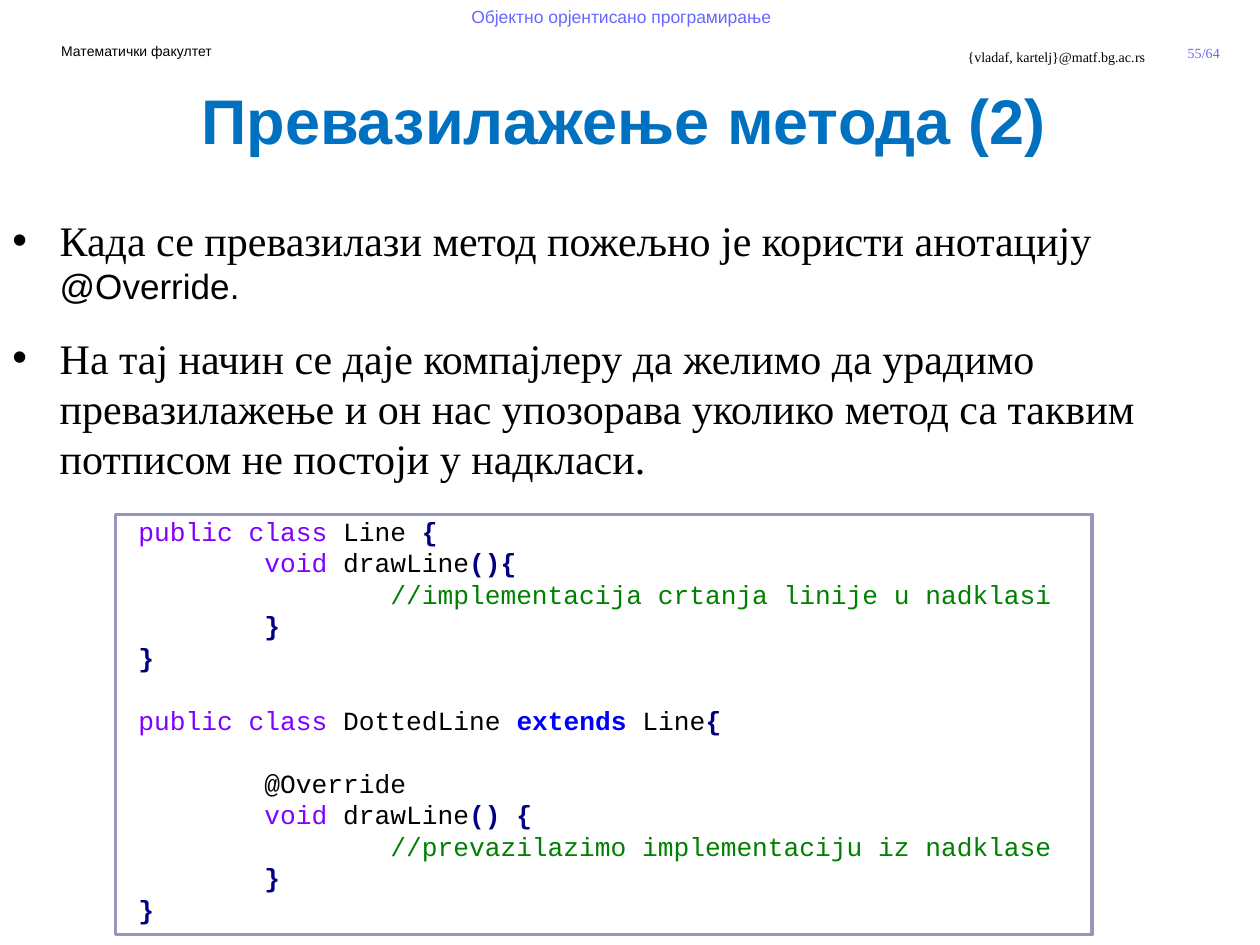
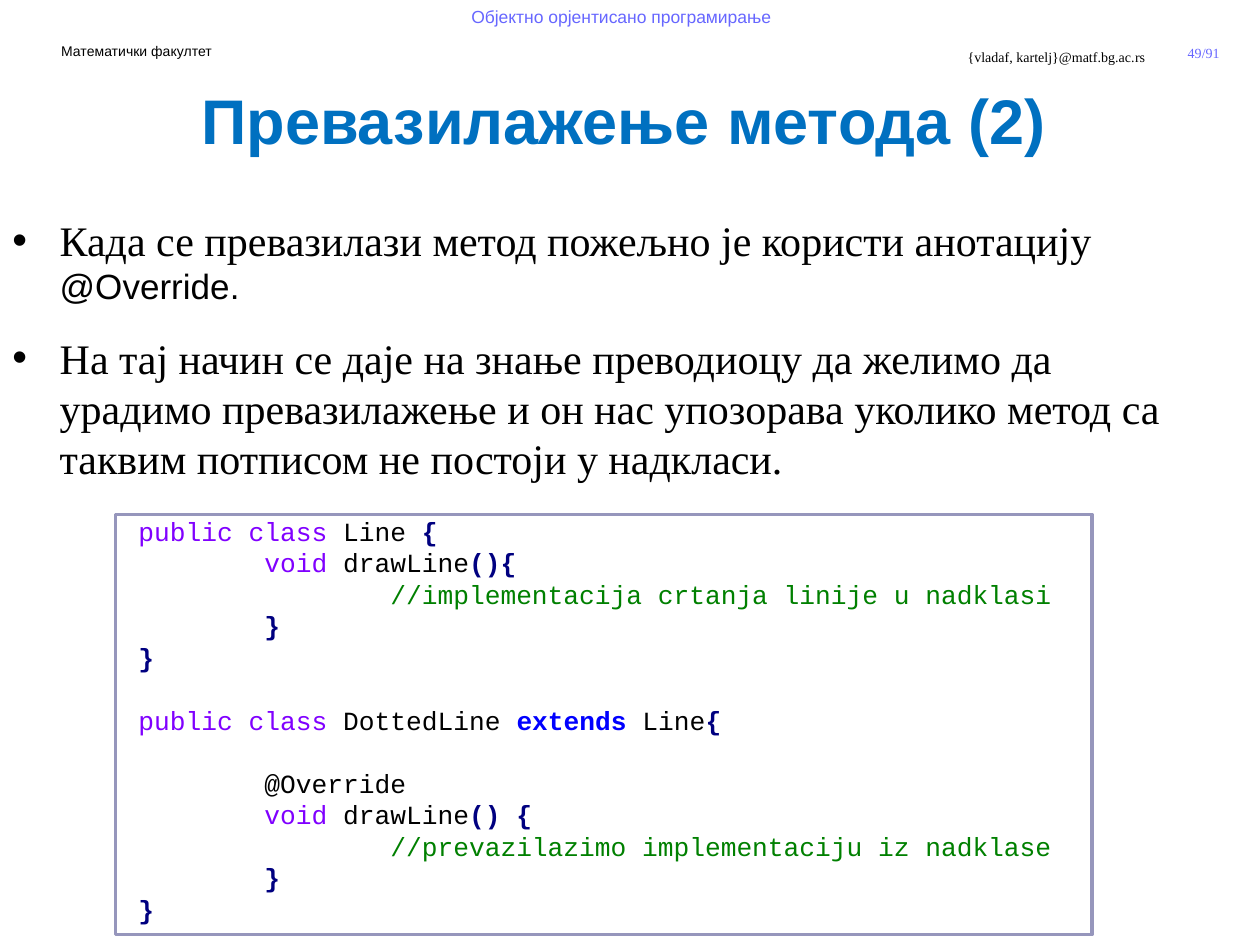
Before and after one commit to MatfOOP/OOP, a slide deck: slide 49 of predavanja/prezentacije/OOP09-Klase u Javi.pptx (slide 55 before the commit). Drawn at 1260x945 pixels with LibreOffice and Linux fonts; fonts in the diff are those of the drawing; background and template pictures are left out. Boxes give left, top, right and bottom in pixels: in the first picture for what was removed or moved away, otherwise in the second. Text is boxed around its words. In the diff, an @@ line names an element or a change of style, - is before the commit and + after.

```diff
--- a/predavanja/prezentacije/OOP09-Klase u Javi.pptx
+++ b/predavanja/prezentacije/OOP09-Klase u Javi.pptx
@@ page number at (1188, 49, 1220, 58): text changed @@
-55/64
+49/91
@@ text at (60, 346, 1160, 483): text changed @@
-• На тај начин се даје компајлеру да желимо да урадимо превазилажење и он нас упозорава уколико метод са таквим потписом не постоји у надкласи.
+• На тај начин се даје на знање преводиоцу да желимо да урадимо превазилажење и он нас упозорава уколико метод са таквим потписом не постоји у надкласи.
```
Also in this commit, not shown: 25 other slides changed, 27 slides added, 4 other files.
